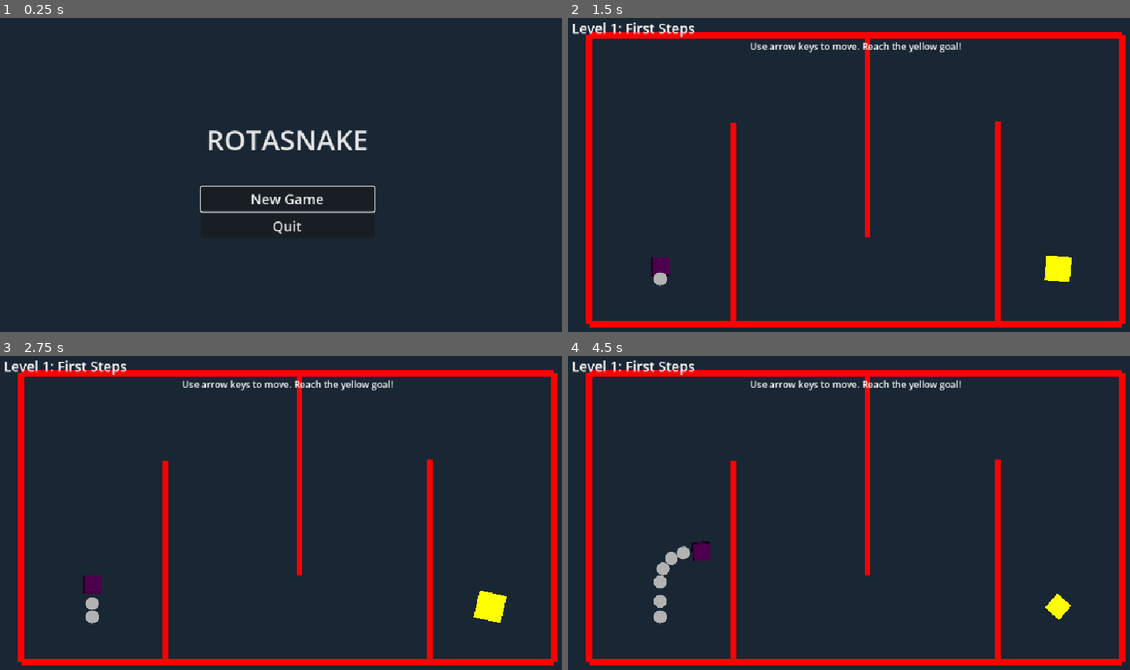
Above: before the commit, frames 1-4 (two rows, left to right).
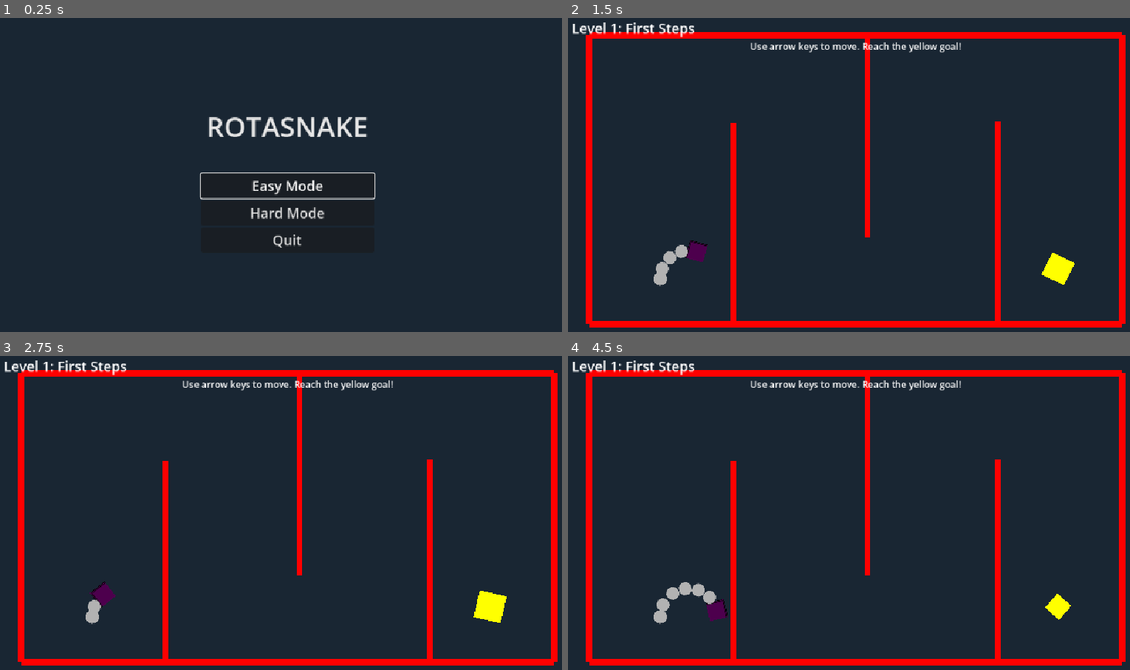
Above: after the commit, the same moments.

Repository: josephhagancreative/rotasnake
Game: Godot game, scene res://MainMenu.tscn
Two runs of this game, one before a commit and one after it. Both use one fixed random seed, a clock stepped at 60 frames per second and the inputs below.
Inputs (mouse positions are in pixels of both pictures, inside the frame that each line leads up to):
- Up to frame 1 (0.25 s): no input
- Up to frame 2 (1.5 s): click (854, 212) at 0.5 s, where only the run after the commit has a clickable "Hard Mode"; click (854, 200) at 1.25 s, where only the run before the commit has a clickable "New Game"
- Up to frame 3 (2.75 s): tap Enter (ui_accept) at 2, 2.27 s; hold Right (ui_right) from 2.03 s (still down)
- Up to frame 4 (4.5 s): release Right (ui_right) at 2.78 s; hold Left (ui_left) 2.78-3.53 s; tap Enter (ui_accept) at 3.02 s; hold Right (ui_right) 3.53-4.28 s; hold Up (ui_up) from 4.28 s (still down)

The runs differ from the first frame. In frame 1, 3.0% of the frame differs, in the area x 35-67%, y 31-74%; in frame 2, 0.6%; in frame 3, 0.4%; in frame 4, 1.1%.

Commit message:
add difficuly mode

Diff:
--- a/GameManager.gd
+++ b/GameManager.gd
@@ -5,6 +5,7 @@
 var total_levels = 10
 var level_completed = false
 var awaiting_next_level = false
+var is_hard_mode = false
 
 # Scene paths
 var main_menu_scene = "res://MainMenu.tscn"
@@ -41,6 +42,14 @@
 	current_level = 1
 	level_completed = false
 	awaiting_next_level = false
+	is_hard_mode = false
+	load_level(1)
+
+func start_hard_mode():
+	current_level = 1
+	level_completed = false
+	awaiting_next_level = false
+	is_hard_mode = true
 	load_level(1)
 
 func advance_to_next_level():
@@ -59,6 +68,7 @@
 	current_level = 1
 	level_completed = false
 	awaiting_next_level = false
+	is_hard_mode = false
 	get_tree().change_scene_to_file(main_menu_scene)
 
 func _ready():
--- a/MainMenu.gd
+++ b/MainMenu.gd
@@ -2,19 +2,24 @@
 class_name MainMenu
 
 @onready var title_label = $VBoxContainer/TitleLabel
-@onready var new_game_button = $VBoxContainer/NewGameButton
+@onready var easy_mode_button = $VBoxContainer/NewGameButton
+@onready var hard_mode_button = $VBoxContainer/HardModeButton
 @onready var quit_button = $VBoxContainer/QuitButton
 
 func _ready():
 	# Connect button signals
-	new_game_button.pressed.connect(_on_new_game_pressed)
+	easy_mode_button.pressed.connect(_on_easy_mode_pressed)
+	hard_mode_button.pressed.connect(_on_hard_mode_pressed)
 	quit_button.pressed.connect(_on_quit_pressed)
 
-	# Focus the new game button by default
-	new_game_button.grab_focus()
+	# Focus the easy mode button by default
+	easy_mode_button.grab_focus()
 
-func _on_new_game_pressed():
+func _on_easy_mode_pressed():
 	GameManager.start_new_game()
+
+func _on_hard_mode_pressed():
+	GameManager.start_hard_mode()
 
 func _on_quit_pressed():
 	get_tree().quit()
--- a/MainMenu.tscn
+++ b/MainMenu.tscn
@@ -42,7 +42,12 @@
 [node name="NewGameButton" type="Button" parent="VBoxContainer"]
 layout_mode = 2
 theme_override_font_sizes/font_size = 24
-text = "New Game"
+text = "Easy Mode"
+
+[node name="HardModeButton" type="Button" parent="VBoxContainer"]
+layout_mode = 2
+theme_override_font_sizes/font_size = 24
+text = "Hard Mode"
 
 [node name="QuitButton" type="Button" parent="VBoxContainer"]
 layout_mode = 2
--- a/snake.gd
+++ b/snake.gd
@@ -56,7 +56,12 @@
 	# Initialize rotation direction variables
 	rotation_direction = 1.0  # Start clockwise
 	target_rotation_direction = 1.0
-	current_movement_mode = MovementMode.FORWARD  # Start with forward movement
+	# Start with rotation in hard mode, forward movement otherwise
+	if GameManager.is_hard_mode:
+		current_movement_mode = MovementMode.CLOCKWISE
+		current_state = State.ROTATING
+	else:
+		current_movement_mode = MovementMode.FORWARD  # Start with forward movement
 
 	# Only do default setup if set_initial_facing_direction wasn't called
 	if not initial_setup_done:
@@ -199,8 +204,8 @@
 		current_movement_mode = MovementMode.CLOCKWISE
 		apply_movement_mode()
 
-	# Forward key (up): forward movement
-	elif event.is_action_pressed("ui_up"):
+	# Forward key (up): forward movement (disabled in hard mode)
+	elif event.is_action_pressed("ui_up") and not GameManager.is_hard_mode:
 		current_movement_mode = MovementMode.FORWARD
 		apply_movement_mode()
 
